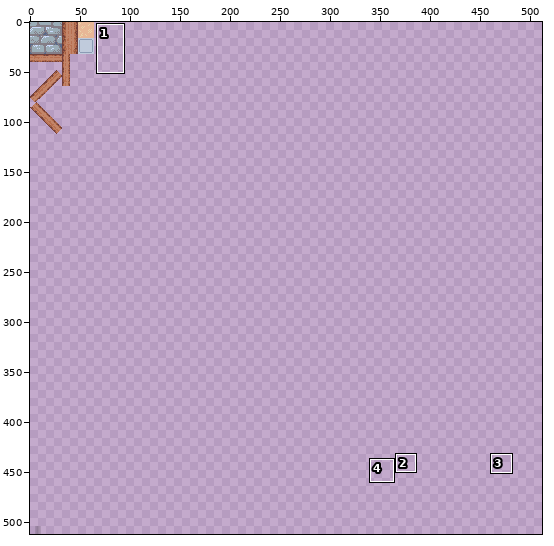
Pixel-art file: assets/images/town-tiles.aseprite. Above: a wide view before the commit, with the close-up outlined.
Close-up. Old version:
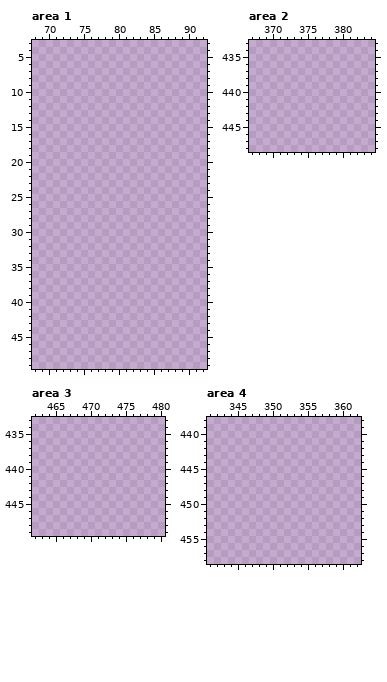
512x512 pixels, 1 frame. Pixels under 10% opacity are left out. Colours within 5 levels of each other are drawn and written as one. Shown: area 1: x 68..92, y 3..49; area 2: x 367..384, y 433..448; area 3: x 462..480, y 433..449; area 4: x 341..362, y 438..458. The commit also changed other parts of the picture, which this record leaves out.
Palette (. is transparent): 
And afterwards:
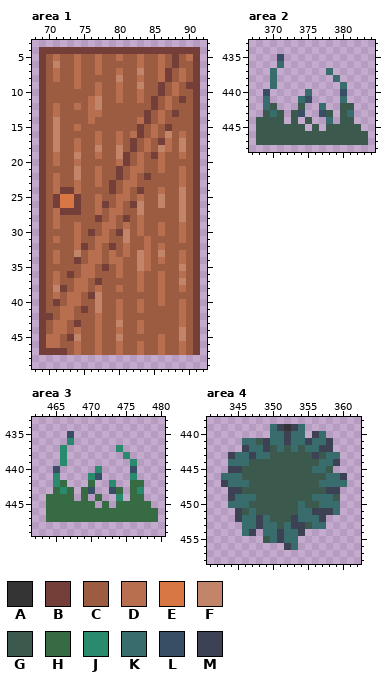
Colours new in this view: A #343434  B #743f39  C #9b5c41  D #b86f50  E #d87644  F #c28569  G #3c594d  H #366b44  J #298a6e  K #386c6d  L #384e65  M #3c4154
From old to new:
Changed rows in their new state; - is an unchanged pixel.
Area 1, layer "Layer 1":
first column x 69:
 4 BBBBBBBBBBBBBBBBBBBBBBB
 5 BCDCCDCCDCCDCCDCCDCBCDB
 6 BCFCCDCCDCCCCCDCCDCBCCB
 7 BCDCCDCCDCCDCCFCCDBCDCB
 8 BCDCCDCCCCCFCCDCCDBCDCB
 9 BCCCCDCCDCCDCCFCCBCDCBB
10 BCCCCCCCDCCDCCDCCBCDCCB
11 BCCCCCCDFCCDCCDCBCDCBCB
12 BCDCCDCDFCCCCCCCBCDCCCB
13 BCDCCCCDDCCCCCCBCDCBCCB
14 BCFCCCCDCCCCCCDBCDCCCCB
15 BCFCCDCCCCCCCCBCDCBCCCB
16 BCFCCCCCDCCDCDBCDCFCDCB
17 BCFCCDCCDCCDCBCDCBDCFCB
18 BCFCCDCCFCCFCBCDCFDCFCB
19 BCDCCFCCDCCFBCDCBDCCDCB
20 BCDCCDCCCCCDBCDCCDCCCCB
21 BCCCCFCCDCCBCDDCCDCCDCB
22 BCDCCFCCDCCBCDCBCCCCDCB
23 BCDCCDCCDCBCDDCCCCCCDCB
24 BCDBBDCCCCBCDCBCCDCCFCB
25 BCBEEBCCDCCDDCDCCFCCFCB
26 BCBEEBCCDBCDCBFCCFCCFCB
27 BCDBBBCCDCDDCCFCCCCCFCB
28 BCDCCCCCBCDCBCDCCCCCFCB
29 BCDCCDCCCDDCDCDCCDCCDCB
30 BCCCCDCBCDCBFCDCCDCCDCB
31 BCDCCDCCDDCCFCCDCCCCDCB
32 BCCCCDBCDCBCDCCDCDCCCCB
33 BCDCCFCDDCDCDCFDCFCCDCB
34 BCDCCBCDDCDDCCFDCDCCDCB
35 BCCCCCDDCBCDCCFDCCCCFCB
36 BCDCBCDDCCCDCCDCCDCCDCB
37 BCDCCDDCBCCCCCDCCDCCFCB
38 BCFBCDDCDCCDCCDCCDCCDCB
39 BCDCDDCBFCCCCCCCCDCCCCB
40 BCBCDDCCFCCDCCDCCDCCDCB
41 BCCDDCBCFCCDCCDCCCCCDCB
42 BBCDDCCCDCCDCCCCCCCCDCB
43 BCDDCBCCDCCFCCDCCCCCDCB
44 BCDDCDCCDCCDCCDCCCCCFCB
45 BDDCBFCCDCCFCCCCCDCCFCB
46 BDDCCDCCDCCDCCDCCDCCDCB
47 BBBBCDCCDCCDCCDCCDCCDCB
Area 2, layer "Layer 1":
first column x 368:
435 ---L------------
436 ---K------------
437 --K-------K-----
438 --K--------K----
439 --K---------K---
440 -L-----K----L---
441 -K----KL----K---
442 -KG---G--K--GG--
443 -GKG-GL--LG-GK--
444 GGGG-G-G--K-GG--
445 GGGGGGG-G-GGGGG-
446 GGGGGGGGGGGGGGGG
447 GGGGGGGGGGGGGGGG
Area 3, layer "Layer 1":
first column x 464:
435 ---L------------
436 ---J------------
437 --J-------J-----
438 --J--------J----
439 --J---------J---
440 -L-----J----L---
441 -J----JL----J---
442 -JH---H--J--HH--
443 -HJH-HL--LH-HJ--
444 HHHH-H-H--J-HH--
445 HHHHHHH-H-HHHHH-
446 HHHHHHHHHHHHHHHH
447 HHHHHHHHHHHHHHHH
Area 4, layer "Layer 1":
first column x 343:
439 -------KMAMK------
440 -------KKMKK-MK---
441 ---KKGMKKMKKMKKM--
442 ---MKKMGKGKGKKMM--
443 -MKKMKKGGGGGGMGKK-
444 -KKKGGGGGGGGGGKKM-
445 -MMGGGGGGGGGGKKG--
446 KKKGGGGGGGGGGGGKKM
447 MKKKGGGGGGGGGGKKKK
448 -MMGGGGGGGGGGGGMM-
449 -MKKKGGGGGGGGKKKG-
450 -KKKGGGGGGGKGGKKK-
451 --MGKGGGGGGKKMMMK-
452 --MKKMKGGGMKKKM---
453 ---KKMKKGKMMGKK---
454 ---KM-KKMKKM------
455 ------GKMKK-------
456 ---------MK-------
Pixel boxes of the changes (left, top, right, bottom) in both close-ups:
added: (39, 47, 200, 355)
added: (256, 54, 368, 145)
added: (46, 431, 158, 522)
added: (221, 424, 347, 550)
